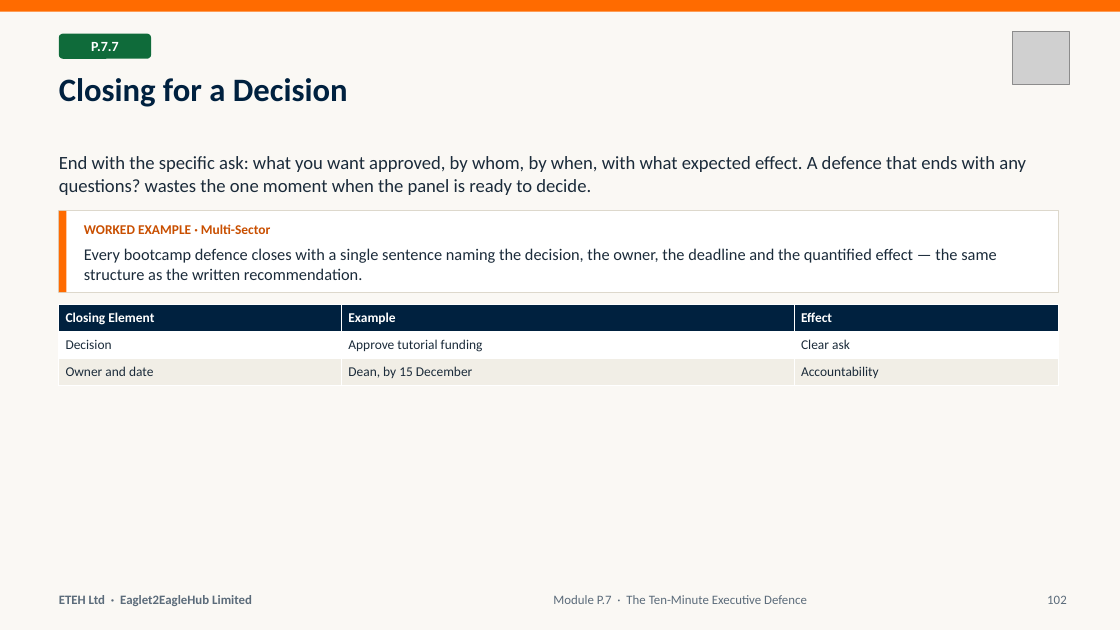
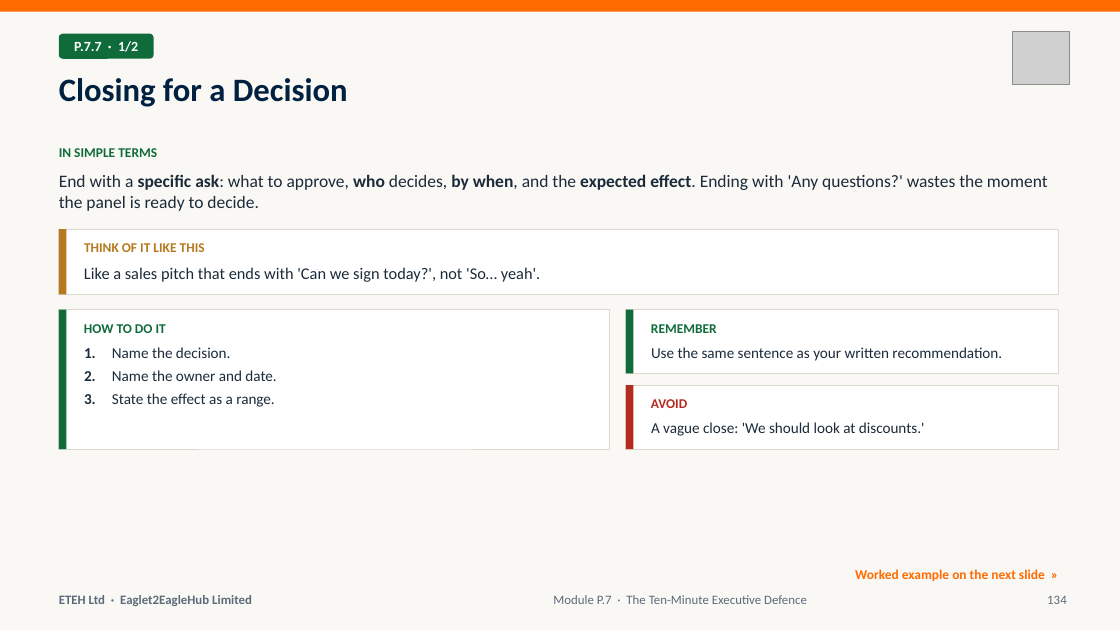
Before and after one commit to MaxiKen/ETEH, a slide deck: slide 134 of ETEH_Bootcamp_Pack/ETEH_Vol5_Capstone_Career_Slides.pptx (slide 102 before the commit). Drawn at 1120x630 pixels with LibreOffice and Linux fonts; fonts in the diff are those of the drawing; grey boxes stand for pictures. Boxes give left, top, right and bottom in pixels: in the first picture for what was removed or moved away, otherwise in the second. Text is boxed around its words. In the diff, an @@ line names an element or a change of style, - is before the commit and + after.

Commit message:
Vol5 v2: all 80 capstone/career topics revised (concept + worked example); capstone workbook text fixes

```diff
--- a/ETEH_Bootcamp_Pack/ETEH_Vol5_Capstone_Career_Slides.pptx
+++ b/ETEH_Bootcamp_Pack/ETEH_Vol5_Capstone_Career_Slides.pptx
@@ text at bbox=[74, 41, 138, 52]: text changed @@
-P.7.7
+P.7.7 · 1/2
@@ text added at bbox=[59, 148, 157, 157], 11.5 pt, text #0F6B3A, bold @@
+IN SIMPLE TERMS
@@ text at bbox=[59, 174, 1048, 211]: text changed; size 16 to 15 pt @@
-End with the specific ask: what you want approved, by whom, by when, with what expected effect. A defence that ends with any questions? wastes the one moment when the panel is ready to decide.
+End with a specific ask: what to approve, who decides, by when, and the expected effect. Ending with 'Any questions?' wastes the moment the panel is ready to decide.
@@ rectangle: place and size @@
-rectangle at bbox=[59, 211, 1059, 292]
+rectangle at bbox=[59, 229, 1059, 295]
@@ rectangle: place and size @@
-rectangle at bbox=[59, 211, 66, 292]
+rectangle at bbox=[59, 229, 66, 295]
@@ rectangle at bbox=[59, 229, 66, 295]: fill #FF6B00 to #B7791F @@
@@ text removed at bbox=[84, 224, 270, 234] @@
-WORKED EXAMPLE · Multi-Sector
@@ text at bbox=[84, 243, 205, 252]: text changed; size 14 to 11.5 pt; text colour #1B2B3A to #B7791F; bold on @@
-Every bootcamp defence closes with a single sentence naming the decision, the owner, the deadline and the quantified effect — the same structure as the written recommendation.
+THINK OF IT LIKE THIS
@@ text added at bbox=[84, 267, 540, 282], 14 pt, text #1B2B3A @@
+Like a sales pitch that ends with 'Can we sign today?', not 'So… yeah'.
@@ table removed at bbox=[59, 305, 1059, 386], 3 rows, 3 columns @@
-Closing Element | Example | Effect
-Decision | Approve tutorial funding | Clear ask
-Owner and date | Dean, by 15 December | Accountability
@@ rectangle added at bbox=[59, 310, 609, 450], fill #FFFFFF, outline #DDD8CC 0.75 pt @@
@@ rectangle added at bbox=[59, 310, 66, 450], fill #0F6B3A @@
@@ text added at bbox=[84, 324, 166, 333], 11.5 pt, text #0F6B3A, bold @@
+HOW TO DO IT
@@ rectangle added at bbox=[626, 310, 1059, 374], fill #FFFFFF, outline #DDD8CC 0.75 pt @@
@@ rectangle added at bbox=[626, 310, 634, 374], fill #0F6B3A @@
@@ text added at bbox=[651, 324, 717, 333], 11.5 pt, text #0F6B3A, bold @@
+REMEMBER
@@ text added at bbox=[84, 347, 276, 407], 13 pt, text #1B2B3A @@
+1. Name the decision.
+2. Name the owner and date.
+3. State the effect as a range.
@@ text added at bbox=[651, 347, 1002, 361], 13 pt, text #1B2B3A @@
+Use the same sentence as your written recommendation.
@@ rectangle added at bbox=[626, 386, 1059, 450], fill #FFFFFF, outline #DDD8CC 0.75 pt @@
@@ rectangle added at bbox=[626, 386, 634, 450], fill #B42B1E @@
@@ text added at bbox=[651, 399, 687, 408], 11.5 pt, text #B42B1E, bold @@
+AVOID
@@ text added at bbox=[651, 422, 924, 436], 13 pt, text #1B2B3A @@
+A vague close: 'We should look at discounts.'
@@ text added at bbox=[855, 569, 1045, 581], 11.5 pt, text #FF6B00, bold @@
+Worked example on the next slide »
@@ text at bbox=[1047, 596, 1067, 604]: text changed @@
-102
+134
```
Also in this commit, not shown: 15 other slides changed, 156 slides added, 107 slides removed, 14 other files.
